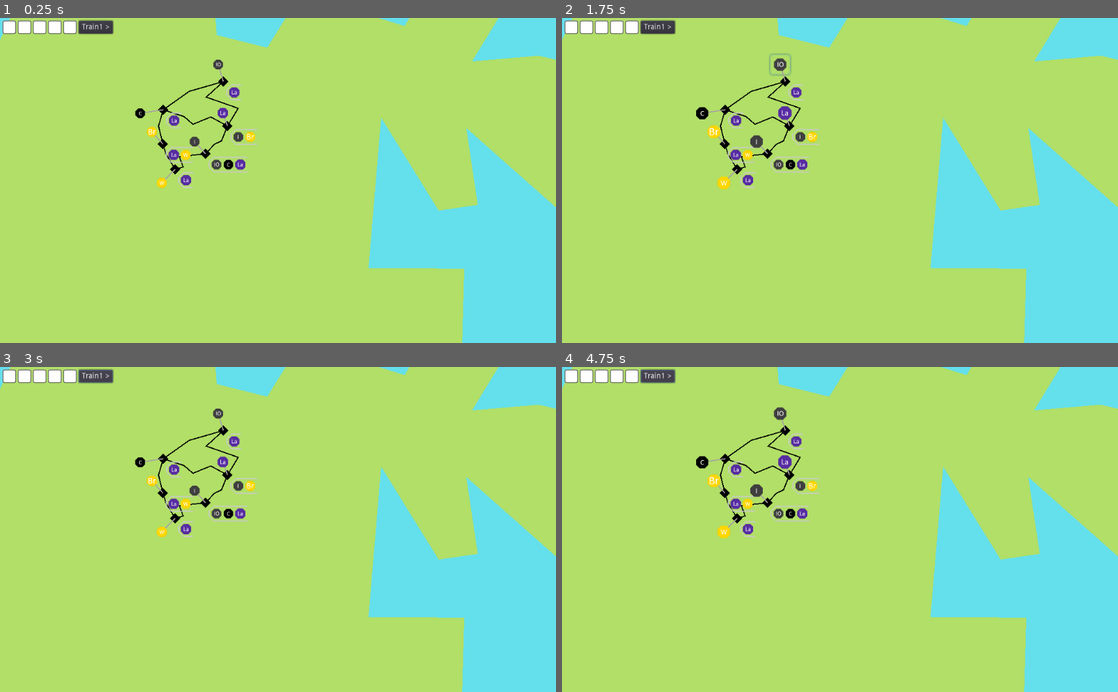
Above: before the commit, frames 1-4 (two rows, left to right).
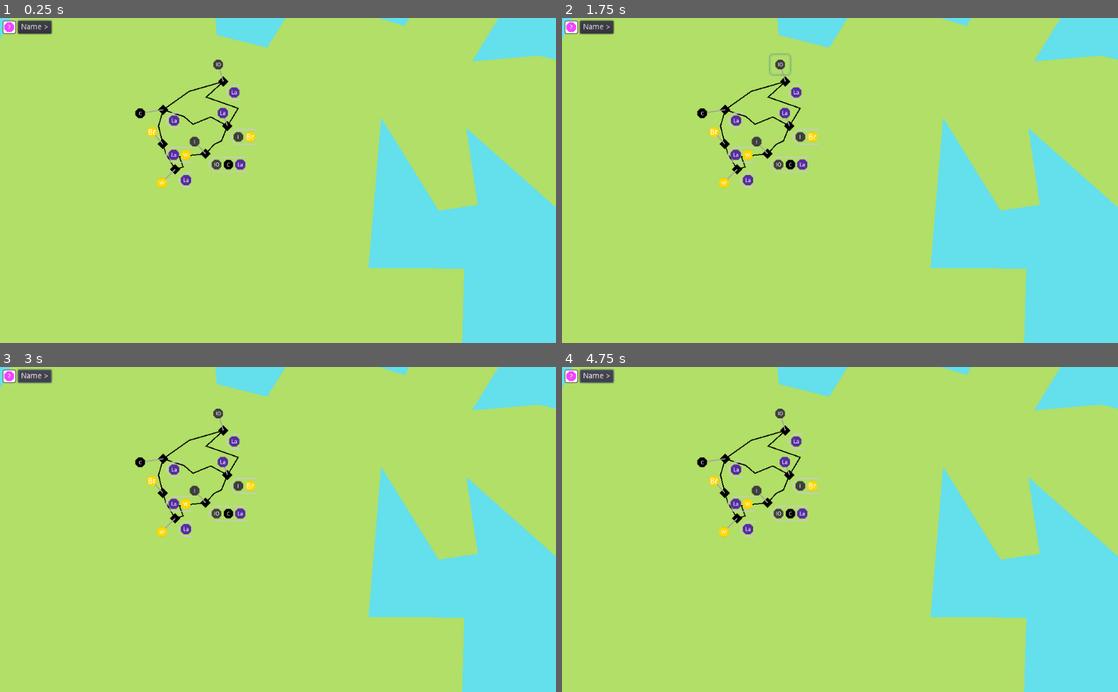
Above: after the commit, the same moments.

Repository: LeBoku/supply-chained
Game: Godot game, scene res://Game.tscn
Same seed, same stepped clock (60 frames per second), same inputs: the game is played once before the commit and once after it.
Inputs (mouse positions are in pixels of both pictures, inside the frame that each line leads up to):
- Up to frame 1 (0.25 s): no input
- Up to frame 2 (1.75 s): click "Train1 >" (after the commit: "Name >") at 0.5 s; click (778, 63) at 1.27 s
- Up to frame 3 (3 s): click (216, 412) at 2.02 s; click "Train1 >" (after the commit: "Name >") at 2.75 s
- Up to frame 4 (4.75 s): click (778, 412) at 3.52 s; click "Train1 >" (after the commit: "Name >") at 4.25 s

The runs differ from the first frame. In frame 1, 0.8% of the frame differs, in the area x 0-21%, y 0-6%; in frame 2, 1.1%; in frame 3, 0.9%; in frame 4, 1.1%, in the area x 0-42%, y 0-53%.
Error after the commit: Invalid call. Nonexistent function 'connect' in base 'Nil'. (res://carriers/Hud.gd:12)

Commit message:
partial route hud

Diff:
--- a/supply-chained/carriers/Hud.tscn
+++ b/supply-chained/carriers/Hud.tscn
@@ -17,16 +17,23 @@
 shadow_color = Color( 0.956863, 0.952941, 0.952941, 0.6 )
 shadow_size = 1
 
-[node name="Train1Hud" type="HBoxContainer"]
-margin_right = 86.0
-margin_bottom = 20.0
+[node name="VSplitContainer" type="VSplitContainer"]
+margin_right = 94.0
+margin_bottom = 24.0
+__meta__ = {
+"_edit_use_anchors_": false
+}
+
+[node name="Train1Hud" type="HBoxContainer" parent="."]
+margin_right = 94.0
+margin_bottom = 24.0
 script = ExtResource( 1 )
 __meta__ = {
 "_edit_use_anchors_": false
 }
 carrier_path = NodePath("../../../Train1")
 
-[node name="CargoSpace" type="Panel" parent="."]
+[node name="CargoSpace" type="Panel" parent="Train1Hud"]
 margin_right = 24.0
 margin_bottom = 24.0
 rect_min_size = Vector2( 24, 24 )
@@ -35,7 +42,7 @@
 "_edit_use_anchors_": false
 }
 
-[node name="Payload" type="TextureRect" parent="CargoSpace"]
+[node name="Payload" type="TextureRect" parent="Train1Hud/CargoSpace"]
 margin_left = 2.0
 margin_top = 2.0
 margin_right = 22.0
@@ -47,9 +54,14 @@
 "_edit_use_anchors_": false
 }
 
-[node name="Name" type="Button" parent="."]
+[node name="Name" type="Button" parent="Train1Hud"]
 margin_left = 28.0
 margin_right = 90.0
 margin_bottom = 24.0
 custom_colors/font_color_disabled = Color( 0, 0, 0, 1 )
 text = "Name >"
+
+[node name="CurrentRoute" type="HBoxContainer" parent="."]
+margin_top = 36.0
+margin_right = 94.0
+margin_bottom = 36.0
